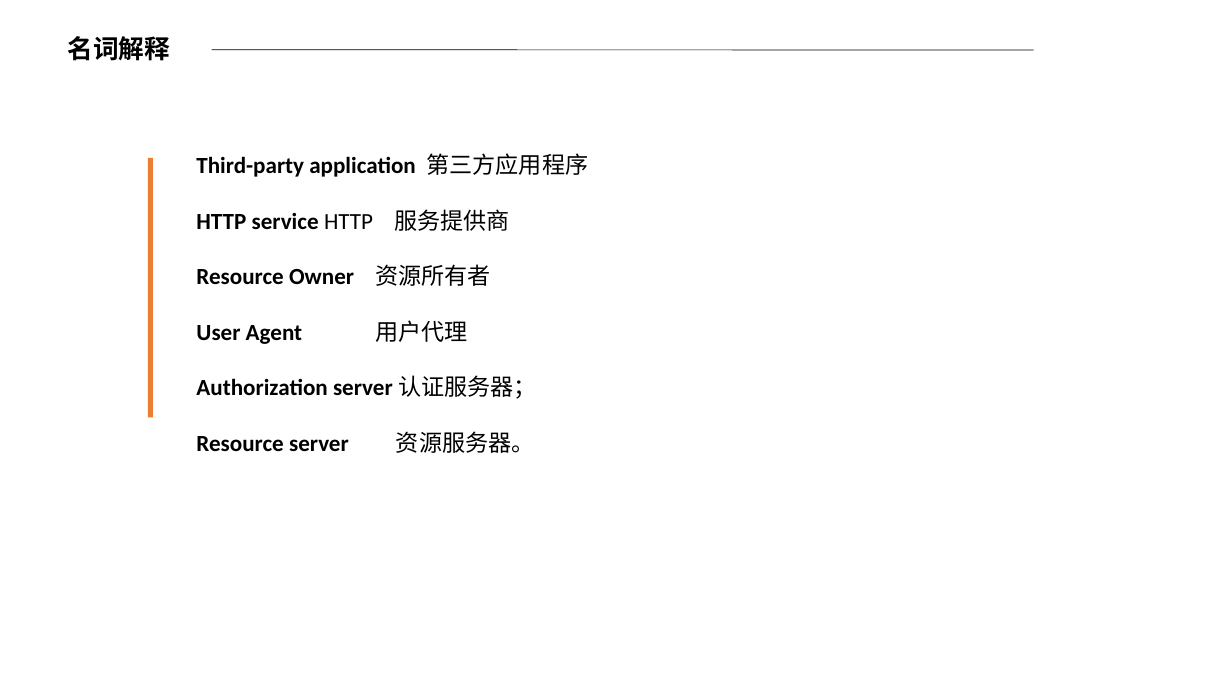
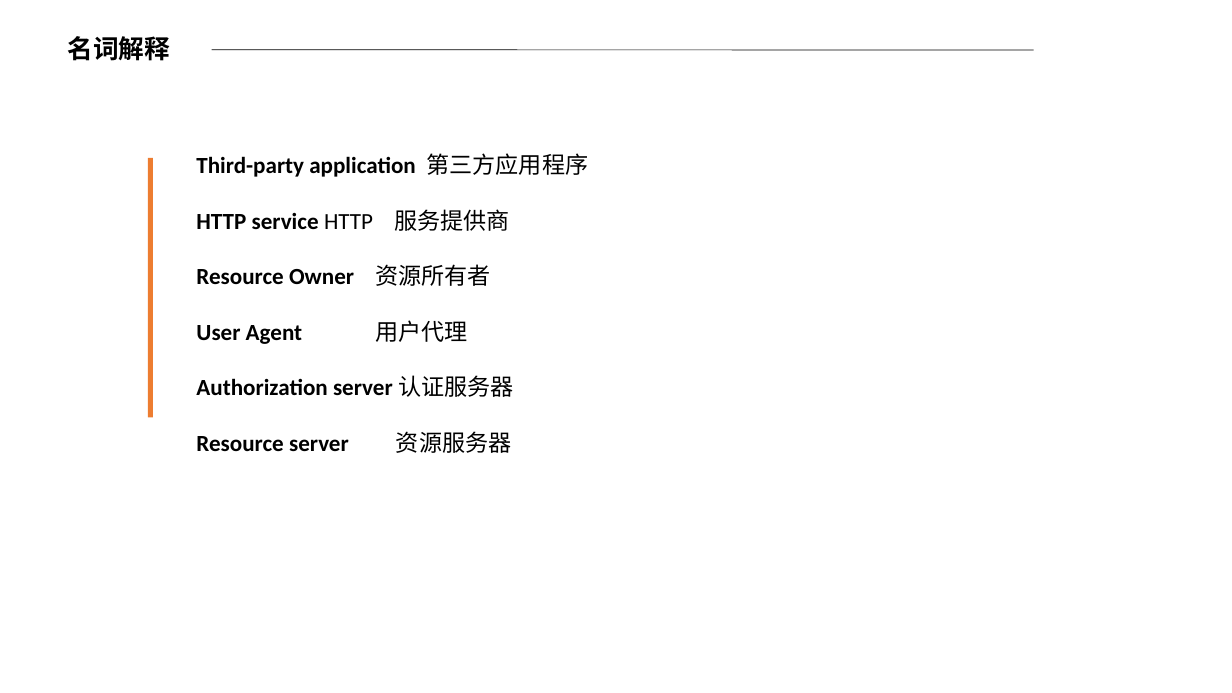
Before and after one commit to lbshold/share, a slide deck: slide 12 of 认证与授权.pptx. Drawn at 1232x693 pixels with LibreOffice and Linux fonts; fonts in the diff are those of the drawing. Boxes give left, top, right and bottom in pixels: in the first picture for what was removed or moved away, otherwise in the second. Text is boxed around its words. In the diff, an @@ line names an element or a change of style, - is before the commit and + after.

Commit message:
ppt

```diff
--- a/认证与授权.pptx
+++ b/认证与授权.pptx
@@ text at <box>196,375,513,453</box>: text changed @@
-Authorization server 认证服务器；
-Resource server 资源服务器。
+Authorization server 认证服务器
+Resource server 资源服务器
```
Also in this commit, not shown: 1 other slide changed, 1 slide removed.
